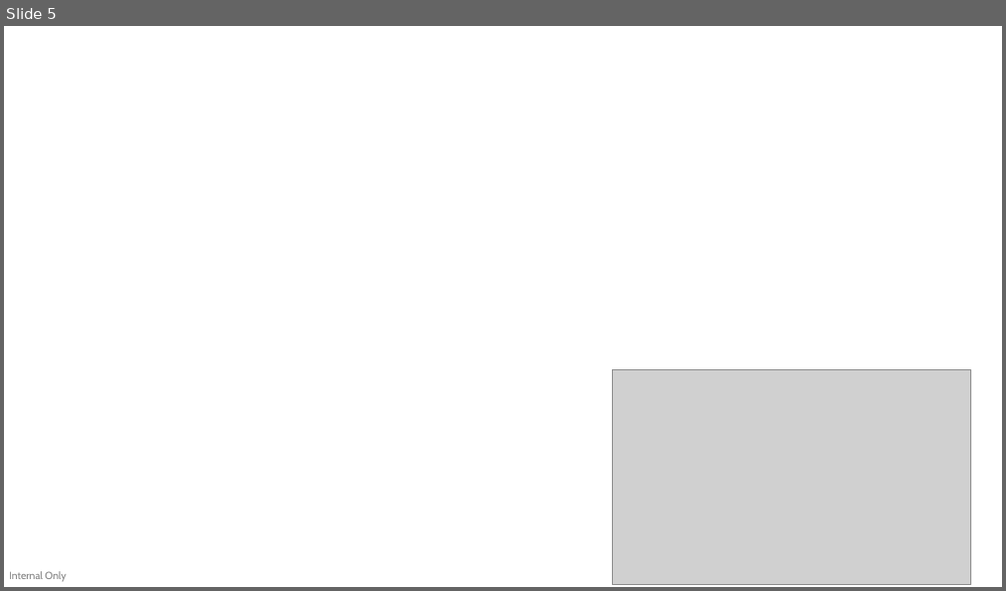
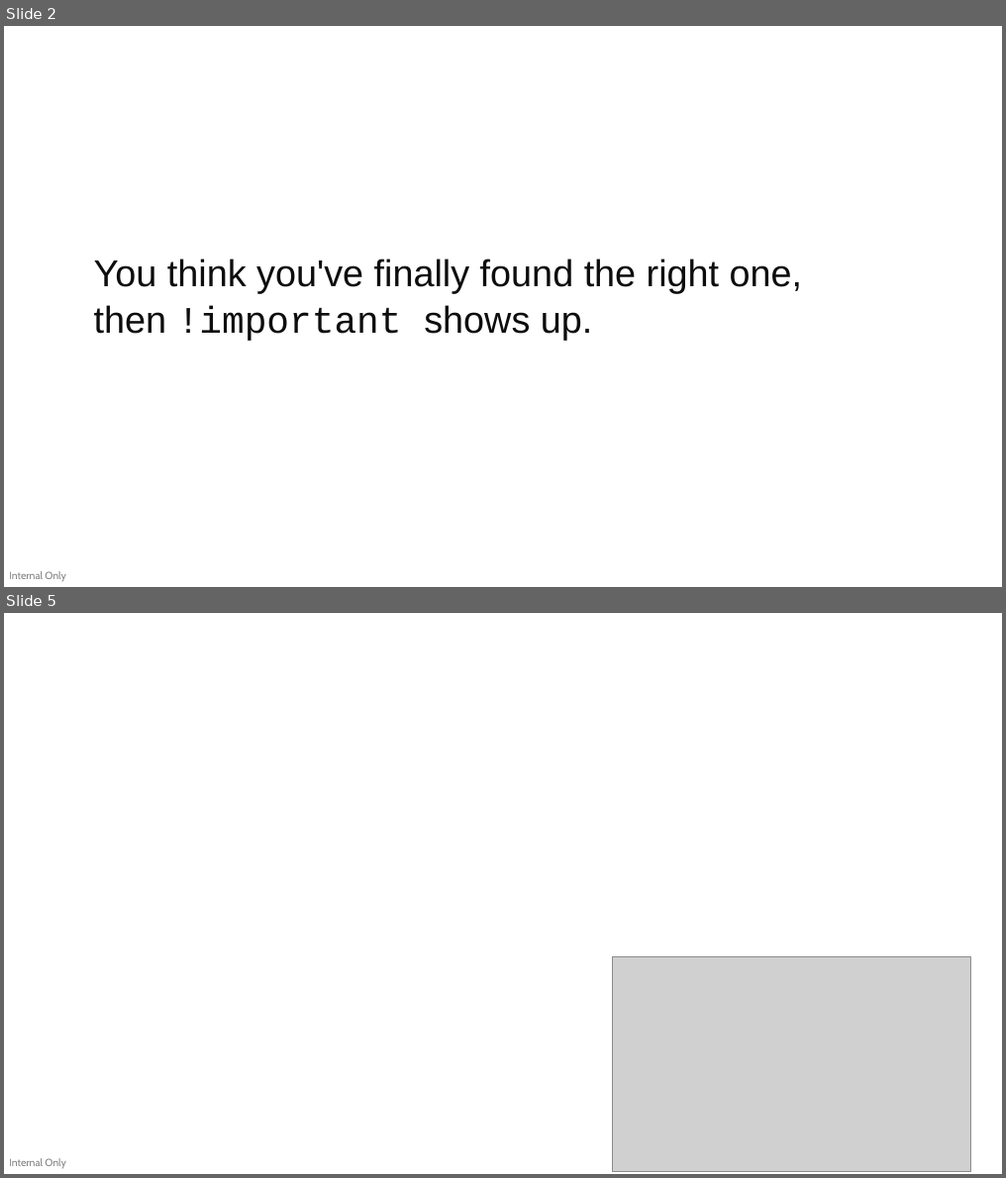
Before and after one commit to devlinduldulao/llm-loves-tailwind-and-js, a slide deck: why-llms-love-tailwind-conf.pptx. Shown one above the other, each under a label of ours: slide 5 before the commit, slides 2 and 5 after it; the slides between them are not shown. The pictures are 1006x591 and 1006x1178 pixels, drawn with LibreOffice and Linux fonts; fonts in the diff are those of the drawing; grey boxes stand for pictures; background and template pictures are left out. Boxes give left, top, right and bottom in pixels: in the first picture for what was removed or moved away, otherwise in the second. Text is boxed around its words. In the diff, an @@ line names an element or a change of style, - is before the commit and + after.

```diff
--- a/why-llms-love-tailwind-conf.pptx
+++ b/why-llms-love-tailwind-conf.pptx
@@ slide 2 added at <box>4,26,1002,587</box>, background #FFFFFF; not listed: 1 template element that a slide beside it also shows @@
@@ text added at <box>94,259,803,341</box>, 36 pt, text #0D0D0D @@
+You think you've finally found the right one, then !important shows up.
```
Also in this commit, not shown: 9 slides changed, 8 other slides added, 20 slides removed.
